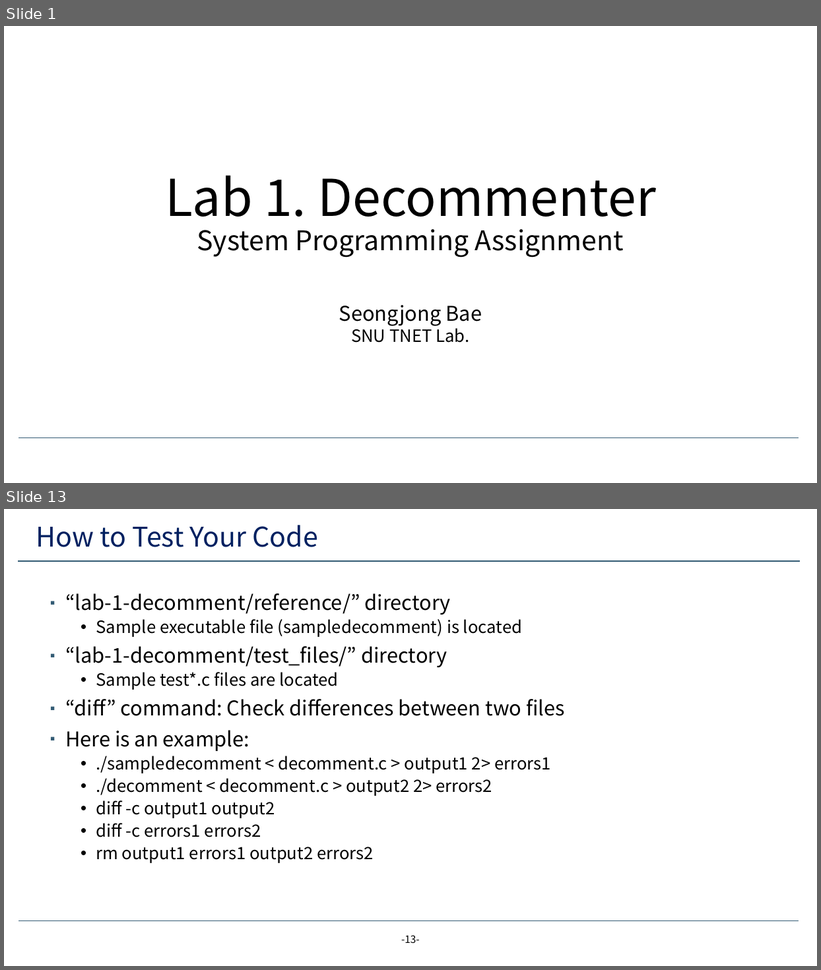
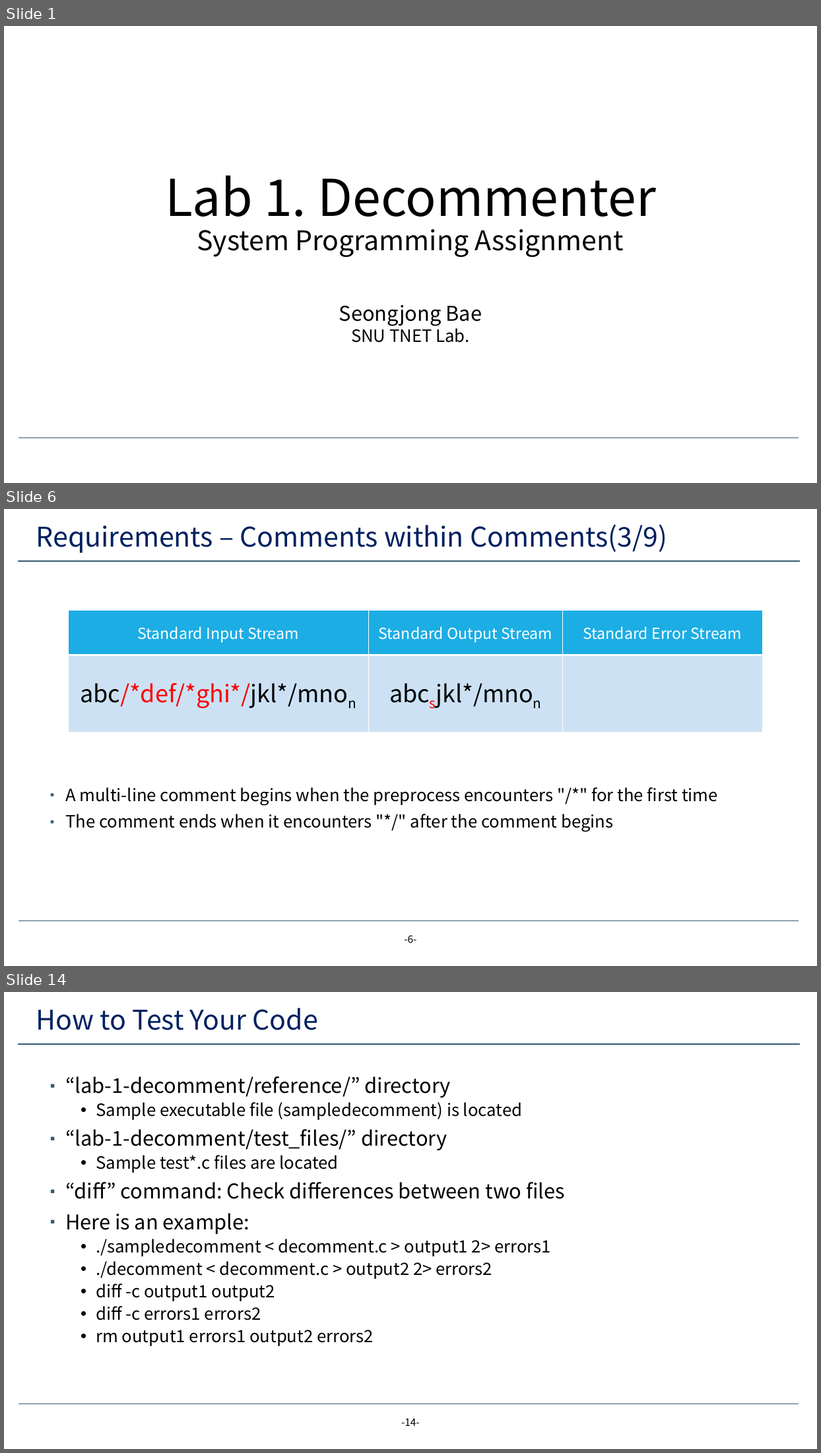
Before and after one commit to yeonjae11/3_2_SYSTEM, a slide deck: assignment1/lab-1-decommenter.pptx. Shown one above the other, each under a label of ours: slides 1 and 13 before the commit, slides 1, 6 and 14 after it; the slides between them are not shown. The pictures are 821x970 and 821x1453 pixels, drawn with LibreOffice and Linux fonts; fonts in the diff are those of the drawing; background and template pictures are left out. Boxes give left, top, right and bottom in pixels: in the first picture for what was removed or moved away, otherwise in the second. Text is boxed around its words. In the diff, an @@ line names an element or a change of style, - is before the commit and + after.

```diff
--- a/assignment1/lab-1-decommenter.pptx
+++ b/assignment1/lab-1-decommenter.pptx
@@ slide 6 added at box(4, 509, 817, 966), background #FFFFFF; not listed: 2 template elements that a slide beside it also shows @@
@@ title added at box(36, 524, 667, 553), 32 pt, text #002060 @@
+Requirements – Comments within Comments(3/9)
@@ table added at box(68, 610, 763, 732), 2 rows, 3 columns @@
+Standard Input Stream | Standard Output Stream | Standard Error Stream
+abc/*def/*ghi*/jkl*/mnon | abcsjkl*/mnon | 
@@ text added at box(65, 788, 718, 832), 20 pt, text #000000 @@
+▪ A multi-line comment begins when the preprocess encounters "/*" for the first time
+▪ The comment ends when it encounters "*/" after the comment begins
@@ page number added at box(404, 935, 416, 943), 12 pt, text #000000 @@
+-6-
@@ what was slide 13 is now slide 14 @@
@@ page number at box(401, 1418, 420, 1426): text changed @@
--13-
+-14-
```
Also in this commit, not shown: 12 slides changed, 2 other files.
